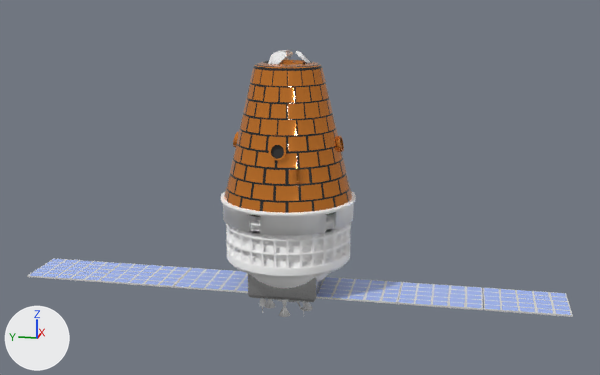
One commit to the glTF model frontend/src/models/gaganyaan vehicle.glb: the scene before it, then after it.
Both versions are drawn from a 50 mm camera at (-19.56, -4.21, 6.49) aimed at (0.04, -0.29, 1.59). The axes (+X, +Y, +Z) are drawn at lower left. The lights are the same throughout. Where no turn or scale is listed for an object, it has been applied to the vertices.
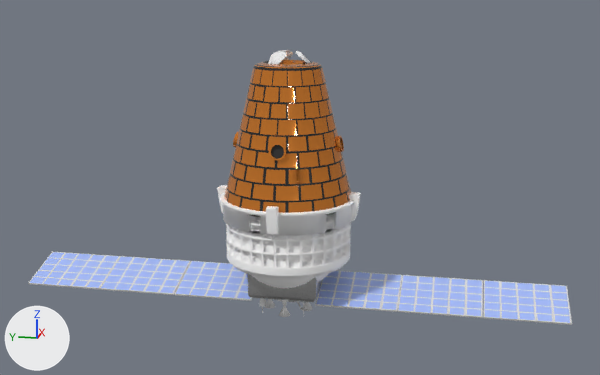
Pixel boxes (x1, y1, x2, y2) of what changed, in the pictures (600 x 375 px):
'Plane.002', turned
    before: (483, 288, 573, 317)
    after: (483, 280, 572, 325)
'Plane.001', turned
    before: (398, 282, 483, 310)
    after: (398, 275, 483, 318)
'Plane', turned
    before: (316, 277, 402, 304)
    after: (315, 271, 402, 312)
'Plane.004', turned
    before: (99, 263, 191, 288)
    after: (100, 256, 190, 295)
'Plane.003', turned
    before: (27, 258, 121, 282)
    after: (28, 252, 120, 290)
'Plane.005', turned
    before: (174, 268, 248, 293)
    after: (175, 261, 252, 301)
'Plane.011', added
    after: (266, 206, 279, 235)
'Plane.012', added
    after: (349, 192, 361, 221)
'Plane.010', added
    after: (217, 185, 226, 213)

Patch to the scene script:
```diff
--- a/frontend/src/models/gaganyaan vehicle.glb.py
+++ b/frontend/src/models/gaganyaan vehicle.glb.py
@@ me_plane_012 @@
+me_plane_012.from_pydata(...)  # 34 vertices, 64 faces; spans x -0.124..0.124, y -0.153..0.153, z -0.352..0.343
+me_plane_012.materials.append(mat_material_002)  # white #ffffff
@@ me_plane_011 @@
+me_plane_011.from_pydata(...)  # 34 vertices, 64 faces; spans x -0.154..0.154, y -0.124..0.124, z -0.352..0.343
+me_plane_011.materials.append(mat_material_002)  # white #ffffff
@@ me_plane_010 @@
+me_plane_010.from_pydata(...)  # 34 vertices, 64 faces; spans x -0.125..0.125, y -0.155..0.154, z -0.352..0.343
+me_plane_010.materials.append(mat_material_002)  # white #ffffff
@@ ob_plane @@
 ob_plane.location = (0.0, -1.82, -0.98)
+ob_plane.rotation_euler = (0.0, -0.3, 0.0)  # degrees (0, -17, 0)
 ob_plane.scale = (0.718, 1.0, 1.0)
@@ ob_plane_001 @@
 ob_plane_001.location = (0.0, -3.83, -0.98)
+ob_plane_001.rotation_euler = (0.0, -0.3, 0.0)  # degrees (0, -17, 0)
 ob_plane_001.scale = (0.718, 1.0, 1.0)
@@ ob_plane_002 @@
 ob_plane_002.location = (0.0, -5.85, -0.98)
+ob_plane_002.rotation_euler = (0.0, -0.3, 0.0)  # degrees (0, -17, 0)
 ob_plane_002.scale = (0.718, 1.0, 1.0)
@@ ob_plane_003 @@
 ob_plane_003.location = (0.0, 5.84, -0.98)
+ob_plane_003.rotation_euler = (0.0, -0.3, 0.0)  # degrees (0, -17, 0)
 ob_plane_003.scale = (0.718, 1.0, 1.0)
@@ ob_plane_004 @@
 ob_plane_004.location = (0.0, 3.83, -0.98)
+ob_plane_004.rotation_euler = (0.0, -0.3, 0.0)  # degrees (0, -17, 0)
 ob_plane_004.scale = (0.718, 1.0, 1.0)
@@ ob_plane_005 @@
 ob_plane_005.location = (0.0, 1.81, -0.98)
+ob_plane_005.rotation_euler = (0.0, -0.3, 0.0)  # degrees (0, -17, 0)
 ob_plane_005.scale = (0.718, 1.0, 1.0)
@@ ob_plane_012 @@
+ob_plane_012 = bpy.data.objects.new('Plane.012', me_plane_012)
+ob_plane_012.location = (-0.05, -1.64, 1.19)
@@ ob_plane_011 @@
+ob_plane_011 = bpy.data.objects.new('Plane.011', me_plane_011)
+ob_plane_011.location = (-1.64, 0.01, 1.19)
@@ ob_plane_010 @@
+ob_plane_010 = bpy.data.objects.new('Plane.010', me_plane_010)
+ob_plane_010.location = (0.0, 1.64, 1.19)
```
